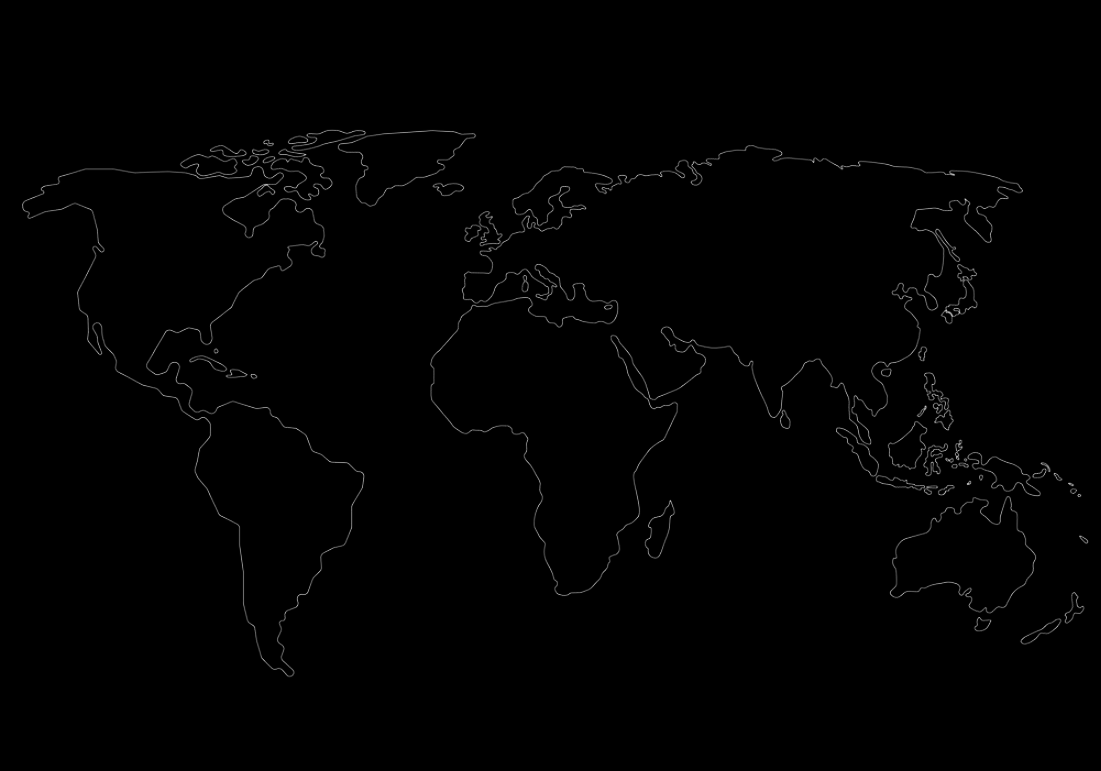
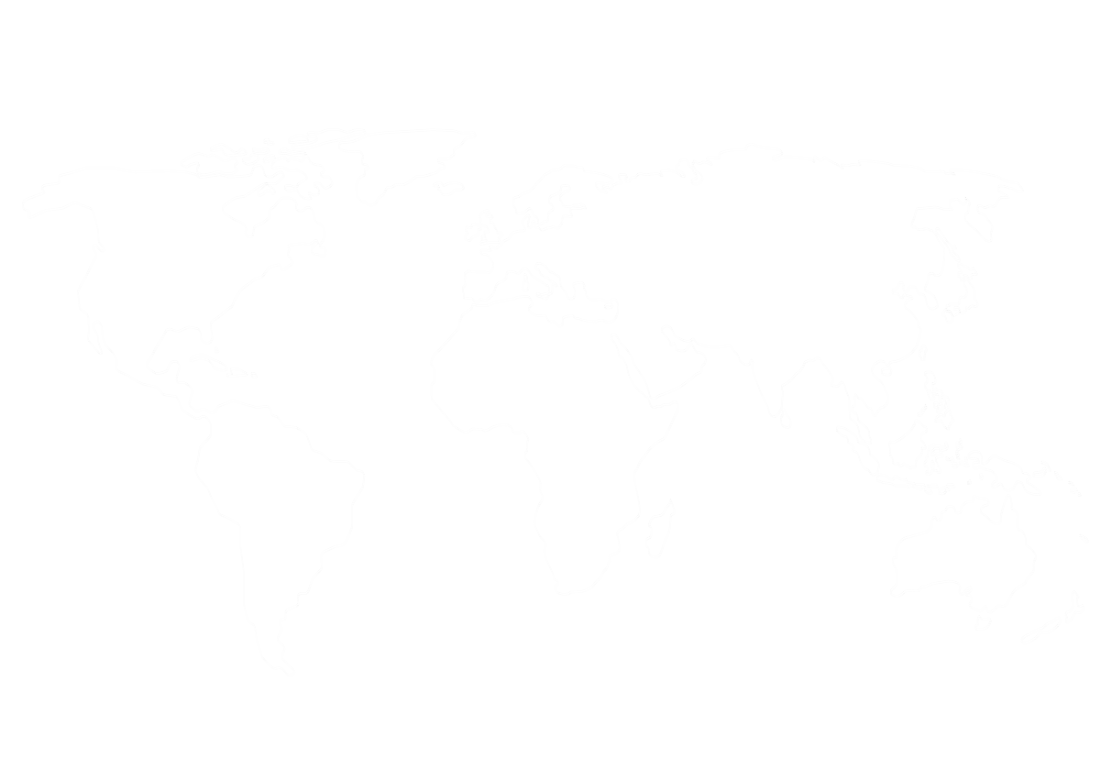
Revision of a layered 1101 x 771 image; what changed, layer by layer:
removed layer "Layer 0 copy" from group "Group 1" over [22, 129, 1089, 678]
added layer "Layer 0 copy 8" in group "Group 1" over [22, 127, 1090, 678]
added layer "Layer 0 copy 7" in group "Group 1" over [22, 127, 1090, 678]
added layer "Layer 0 copy 6" in group "Group 1" over [22, 127, 1090, 678]
hid "Color Fill 1" over [0, 0, 1101, 771]
